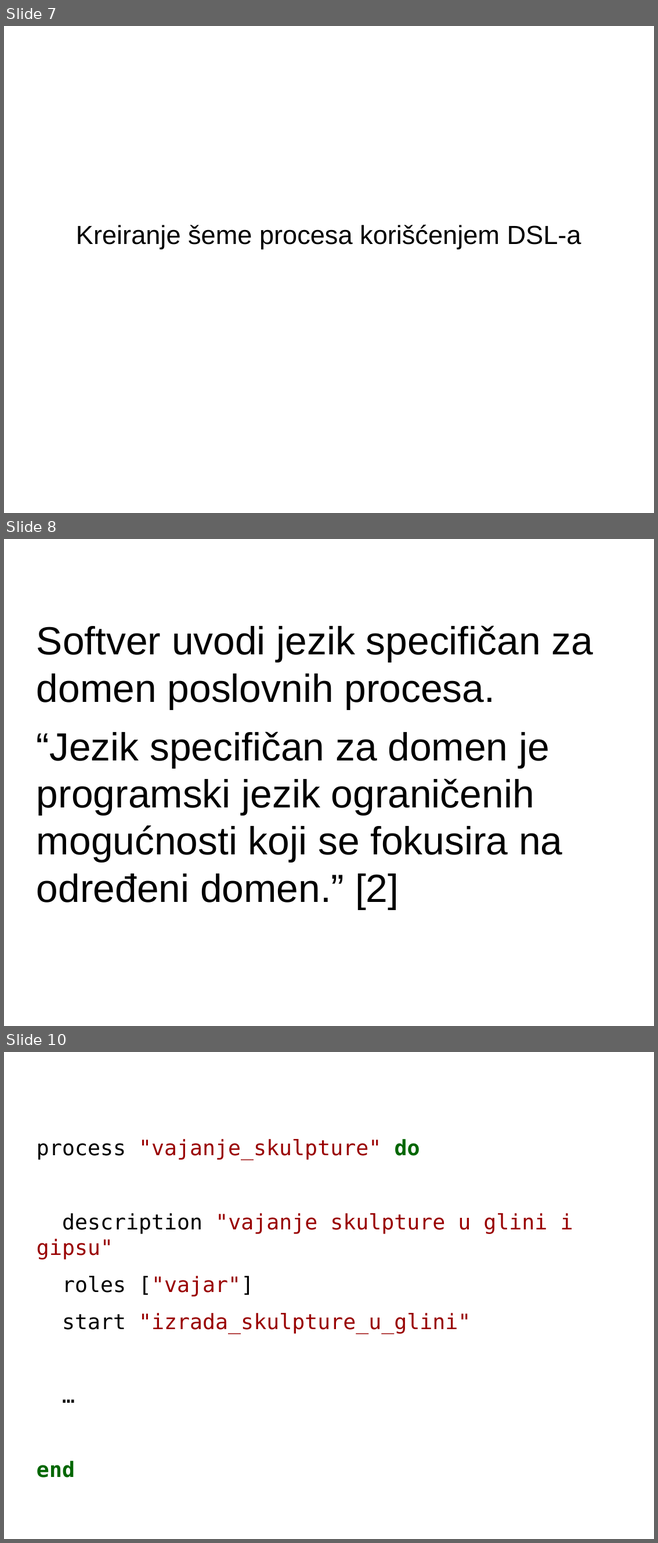
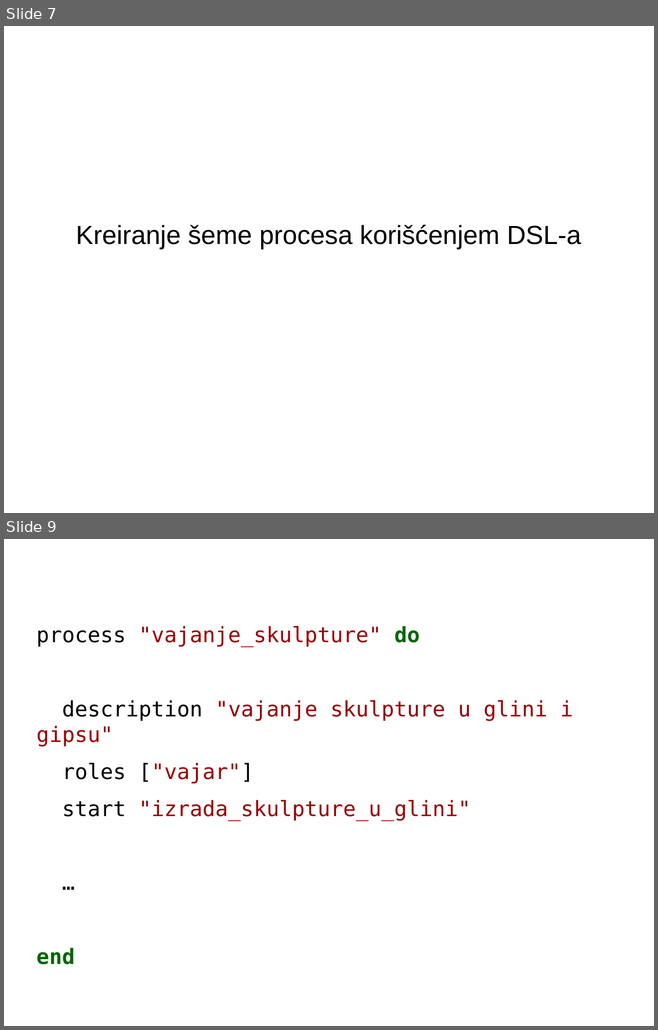
Before and after one commit to sljuka/bizflow, a slide deck: text/prezentacija.odp. Shown one above the other, each under a label of ours: slides 7, 8 and 10 before the commit, slides 7 and 9 after it; the slides between them are not shown. The pictures are 658x1543 and 658x1030 pixels, drawn with LibreOffice and Linux fonts; fonts in the diff are those of the drawing. Boxes give left, top, right and bottom in pixels: in the first picture for what was removed or moved away, otherwise in the second. Text is boxed around its words. In the diff, an @@ line names an element or a change of style, - is before the commit and + after.

```diff
--- a/text/prezentacija.odp
+++ b/text/prezentacija.odp
@@ slide 8 removed at [4, 539, 654, 1026], background #FFFFFF @@
@@ text removed at [36, 625, 593, 910] @@
-Softver uvodi jezik specifičan za domen poslovnih procesa.
-“Jezik specifičan za domen je programski jezik ograničenih mogućnosti koji se fokusira na određeni domen.” [2]
@@ what was slide 10 is now slide 9 @@
```
Also in this commit, not shown: 8 slides changed, 2 slides added, 5 other slides removed, 1 other file.
